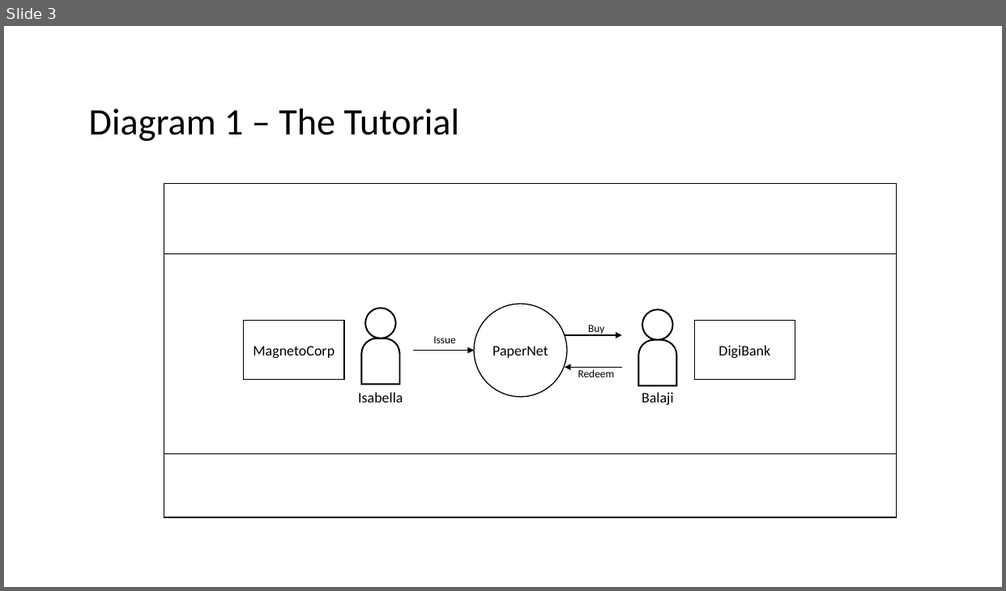
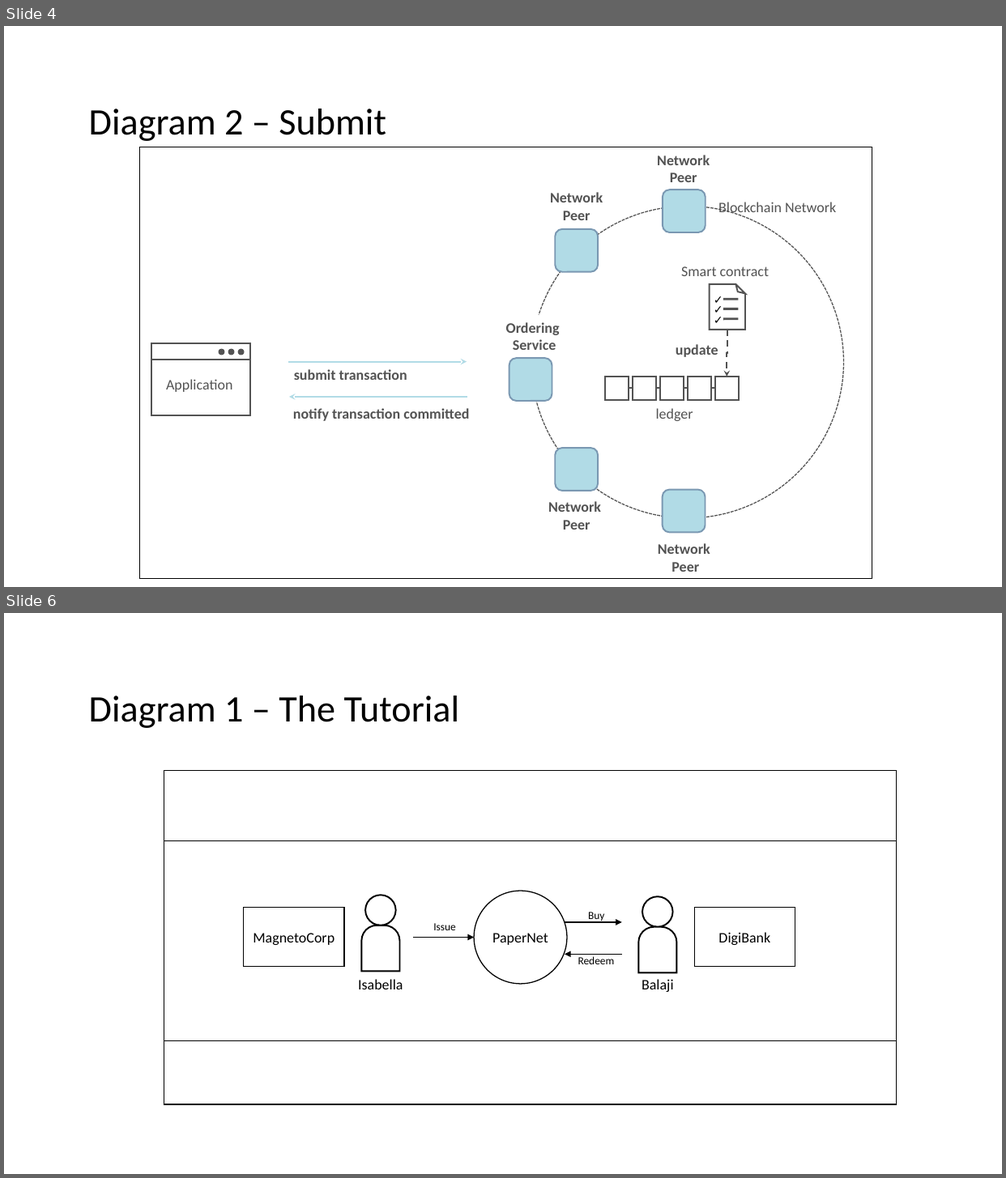
Before and after one commit to hyperledger/fabric, a slide deck: docs/source/tutorial/diagrams.pptx. Shown one above the other, each under a label of ours: slide 3 before the commit, slides 4 and 6 after it; the slides between them are not shown. The pictures are 1006x591 and 1006x1178 pixels, drawn with LibreOffice and Linux fonts; fonts in the diff are those of the drawing. Boxes give left, top, right and bottom in pixels: in the first picture for what was removed or moved away, otherwise in the second. Text is boxed around its words. In the diff, an @@ line names an element or a change of style, - is before the commit and + after.

Commit message:
[FAB-13024] Update fabcar doc
Updates for fabric-network programming model.

```diff
--- a/docs/source/tutorial/diagrams.pptx
+++ b/docs/source/tutorial/diagrams.pptx
@@ slide 4 added at box(4, 26, 1002, 587), background #FFFFFF @@
@@ text added at box(89, 109, 386, 141), 36 pt, text #000000 @@
+Diagram 2 – Submit
@@ rectangle added at box(139, 148, 872, 579), outline #000000 1 pt @@
@@ text added at box(657, 155, 710, 182), 14 pt, text #535353, bold @@
+Network
+Peer
@@ text added at box(550, 192, 603, 220), 14 pt, text #535353, bold @@
+Network
+Peer
@@ rounded rectangle added at box(663, 190, 705, 233), fill #B1DBE6, outline #7A98B2 1.5 pt @@
@@ ellipse added at box(532, 207, 844, 518), outline #535353 1 pt dashed @@
@@ text added at box(718, 202, 836, 216), 14 pt, text #535353 @@
+Blockchain Network
@@ rounded rectangle added at box(555, 228, 598, 271), fill #B1DBE6, outline #7A98B2 1.5 pt @@
@@ group added at box(681, 267, 769, 331): 4 texts, 3 lines, 1 folded corner @@
+✓
+✓
+✓
+Smart contract
@@ text added at box(506, 322, 560, 350), 14 pt, text #535353, bold @@
+Ordering
+Service
@@ elbow arrow added from (727, 330) to (727, 377), #535353 1.5 pt dashed @@
@@ group added at box(151, 344, 250, 416): 3 ellipses, 1 rectangle, 1 line, 1 text @@
+Application
@@ rounded rectangle added at box(509, 358, 552, 401), fill #B1DBE6, outline #7A98B2 1.5 pt @@
@@ text added at box(675, 344, 718, 357), 14 pt, text #535353, bold @@
+update
@@ rectangle added at box(605, 377, 629, 400), outline #535353 1.5 pt @@
@@ line added from (629, 388) to (633, 388), #535353 1.5 pt @@
@@ rectangle added at box(633, 377, 656, 400), outline #535353 1.5 pt @@
@@ line added from (656, 388) to (661, 388), #535353 1.5 pt @@
@@ rectangle added at box(661, 377, 684, 400), outline #535353 1.5 pt @@
@@ line added from (684, 388) to (688, 388), #535353 1.5 pt @@
@@ rectangle added at box(688, 377, 710, 400), outline #535353 1.5 pt @@
@@ line added from (710, 388) to (715, 388), #535353 1.5 pt @@
@@ rectangle added at box(715, 377, 739, 400), outline #535353 1.5 pt @@
@@ group added at box(288, 362, 469, 421): 2 arrows, 2 texts @@
+submit transaction
+notify transaction committed
@@ text added at box(656, 408, 693, 421), 14 pt, text #535353 @@
+ledger
@@ rounded rectangle added at box(555, 448, 598, 491), fill #B1DBE6, outline #7A98B2 1.5 pt @@
@@ text added at box(548, 501, 601, 530), 14 pt, text #535353, bold @@
+Network
+Peer
@@ rounded rectangle added at box(663, 490, 705, 533), fill #B1DBE6, outline #7A98B2 1.5 pt @@
@@ text added at box(658, 544, 710, 572), 14 pt, text #535353, bold @@
+Network
+Peer
@@ what was slide 3 is now slide 6 @@
```
Also in this commit, not shown: 1 slide changed, 2 other slides added, 4 other files.
